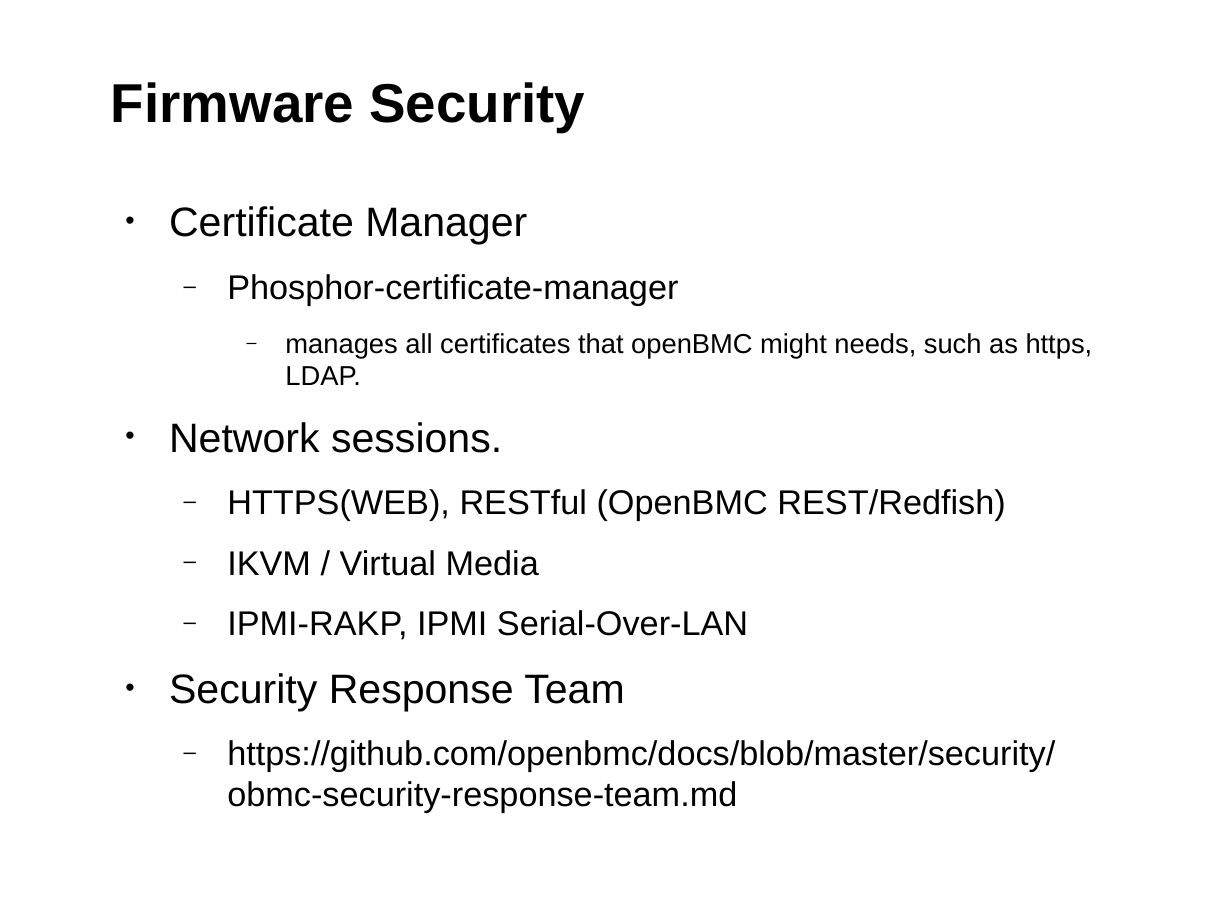
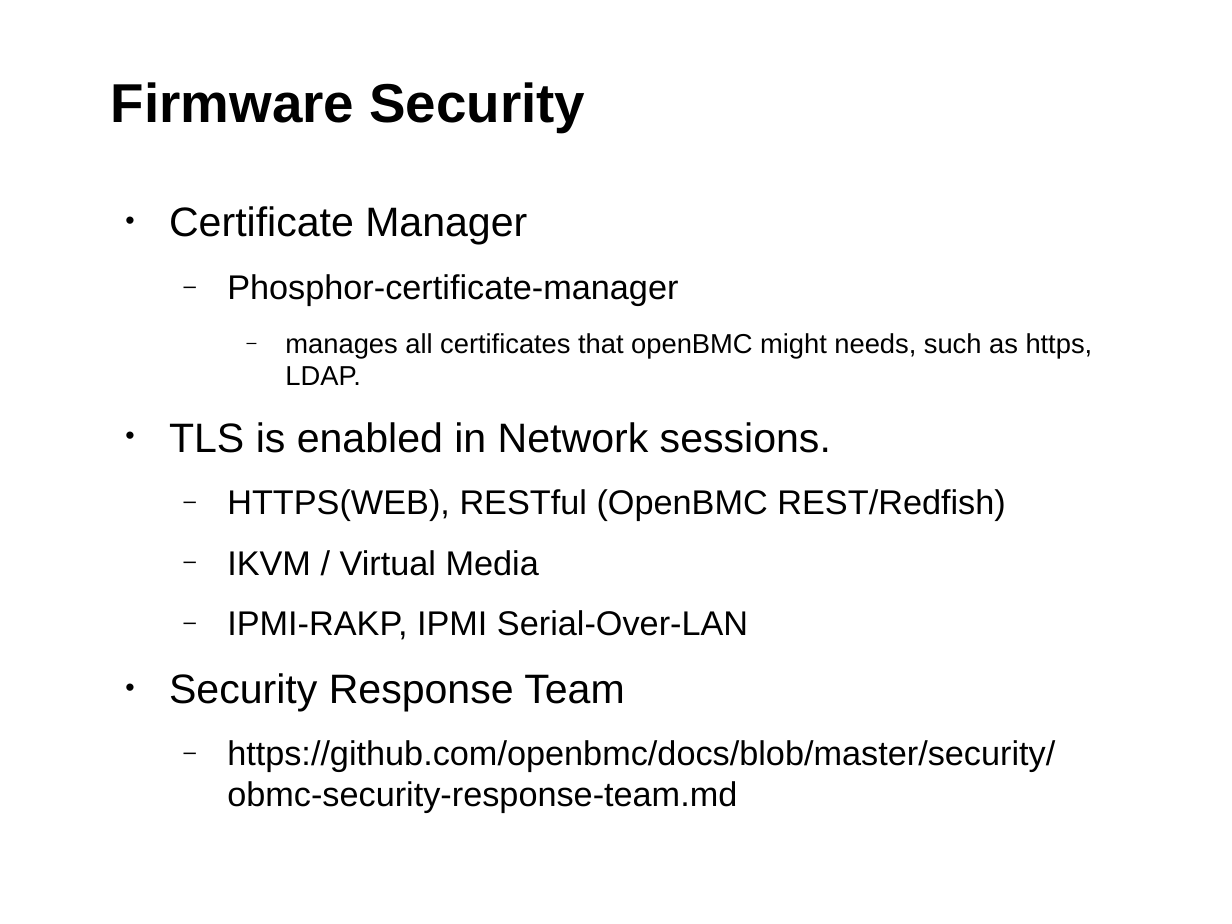
Before and after one commit to chesterlintw/conf-docs, a slide deck: slide 34 of suse-lab-conf/2019/proceeding/openbmc.odp. Drawn at 1232x924 pixels with LibreOffice and Linux fonts; fonts in the diff are those of the drawing; background and template pictures are left out. Boxes give left, top, right and bottom in pixels: in the first picture for what was removed or moved away, otherwise in the second. Text is boxed around its words. In the diff, an @@ line names an element or a change of style, - is before the commit and + after.

```diff
--- a/suse-lab-conf/2019/proceeding/openbmc.odp
+++ b/suse-lab-conf/2019/proceeding/openbmc.odp
@@ text at box(169, 422, 831, 453): text changed @@
-• Network sessions.
+• TLS is enabled in Network sessions.
```
Also in this commit, not shown: 4 other slides changed, 3 slides removed.
